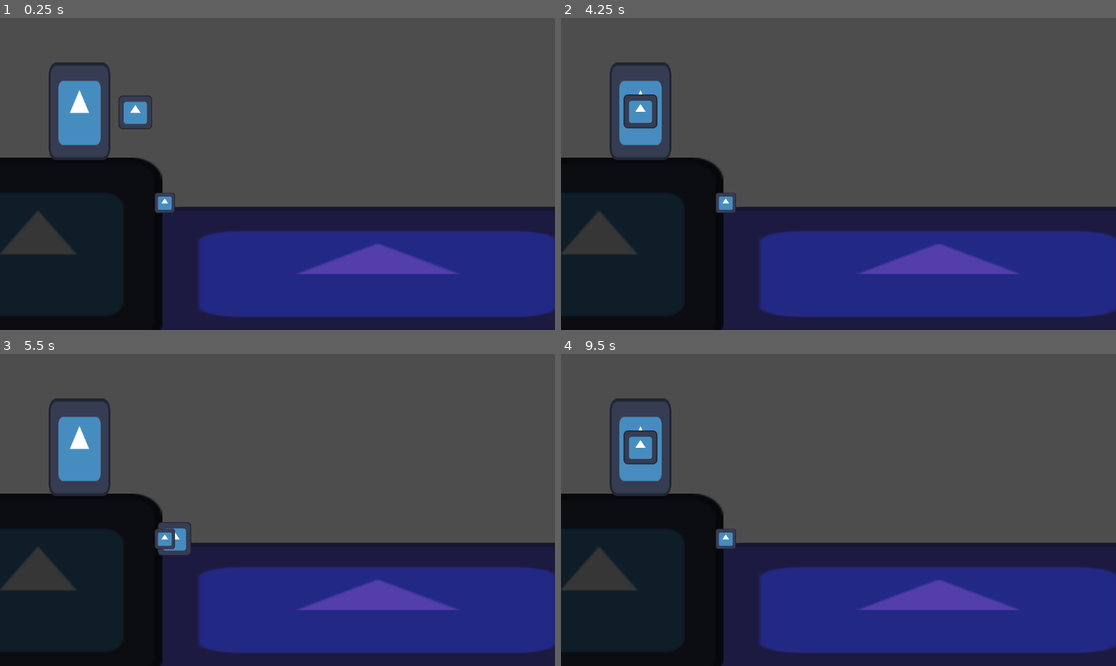
Above: before the commit, frames 1-4 (two rows, left to right).
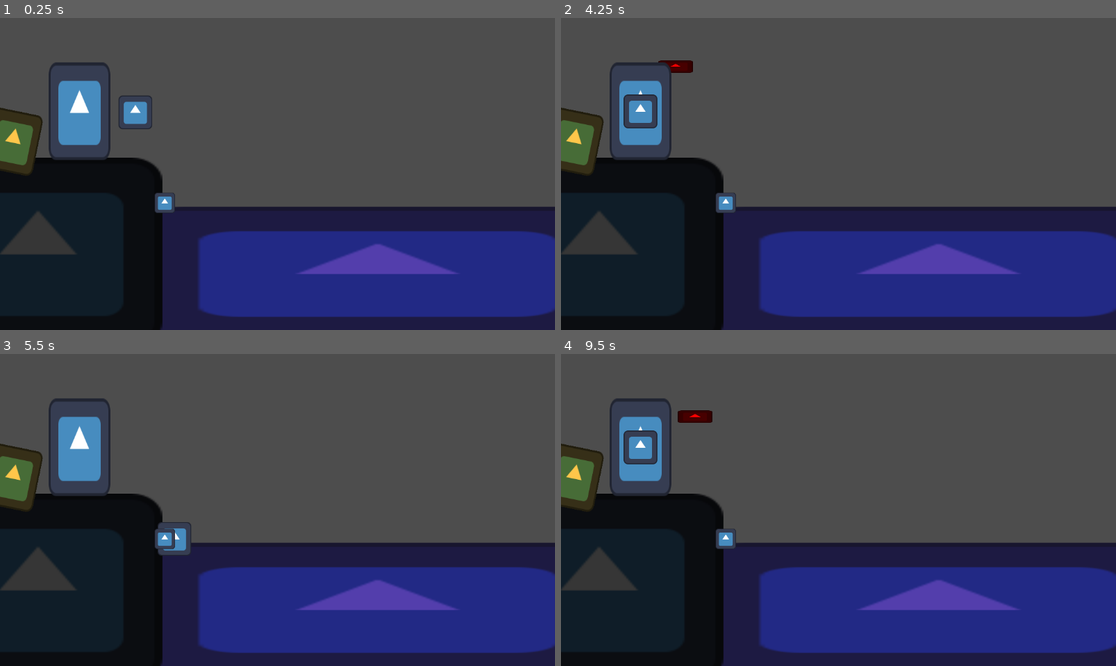
Above: after the commit, the same moments.

Repository: Shuflduf/Fish
Game: Godot game, scene res://node_2d.tscn
Two runs of this game, one before a commit and one after it. Both use one fixed random seed, a clock stepped at 60 frames per second and the inputs below. The engine's default icon, where the game draws it, is replaced by a stand-in: a white triangle on a blue panel in a dark square.
Inputs (mouse positions are in pixels of both pictures, inside the frame that each line leads up to):
- Up to frame 1 (0.25 s): no input
- Up to frame 2 (4.25 s): tap Enter at 0.5, 2.75 s; move the mouse to (960, 158) at 0.52 s; click (960, 158) at 0.6 s; move the mouse to (727, 189) at 1.27 s; click (727, 189) at 1.35 s; tap Space at 2, 3.5 s; move the mouse to (894, 105) at 2.02 s; click (894, 105) at 2.1 s; move the mouse to (810, 236) at 2.77 s; click (810, 236) at 2.85 s; move the mouse to (1005, 220) at 3.52 s; click (1005, 220) at 3.6 s
- Up to frame 3 (5.5 s): move the mouse to (111, 463) at 4.27 s; click (111, 463) at 4.35 s; move the mouse to (305, 510) at 5.02 s; click (305, 510) at 5.1 s
- Up to frame 4 (9.5 s): tap Enter at 5.75 s; move the mouse to (755, 432) at 5.77 s; click (755, 432) at 5.85 s; tap Space at 6.5 s; move the mouse to (960, 494) at 6.52 s; click (960, 494) at 6.6 s; move the mouse to (727, 525) at 7.27 s; click (727, 525) at 7.35 s; move the mouse to (894, 441) at 8.02 s; click (894, 441) at 8.1 s; move the mouse to (810, 572) at 8.77 s; click (810, 572) at 8.85 s

The runs differ from the first frame. In frame 1, 1.3% of the frame differs, in the area x 0-8%, y 28-51%; in frame 2, 1.5%; in frame 3, 1.3%; in frame 4, 1.6%, in the area x 0-28%, y 18-51%.

Commit message:
fish base

Diff:
--- a/main.gd
+++ b/main.gd
@@ -12,29 +12,39 @@
 
 
 func cast():
-
 	if fishing:
 		%rod_hint.position.x = 0
 		return
 	fishing = true
+
+	await launch_into(%rod, %rod_hint.global_position)
+	%rod_hint.position.x = 0
+	await get_tree().create_timer(randf_range(1, 5)).timeout
+	var new_fish = $fish.duplicate()
+	add_child(new_fish)
+	new_fish.show()
+	new_fish.global_position = %rod.global_position
+	launch_into(new_fish, $player/basket.global_position, 300)
+	$player/rod.position = Vector2.ZERO
+	fishing = false
+
+func launch_into(object: Node2D, target: Vector2, offset := 0.0):
 	var ver_tween = get_tree().create_tween()\
 			.set_trans(Tween.TRANS_SINE)
-	ver_tween.tween_property($player/rod, "position:y", \
-			-$player.to_local(%rod_hint.global_position).y, 0.3) \
+	ver_tween.tween_property(object, "position:y", \
+			(-object.get_parent()\
+			.to_local(target).y) - offset, 0.3) \
 			.set_ease(Tween.EASE_OUT)
 
-	ver_tween.tween_property($player/rod, "position:y", \
-			$player.to_local(%rod_hint.global_position).y, 0.3) \
+	ver_tween.tween_property(object, "position:y", \
+			object.get_parent()\
+			.to_local(target).y, 0.3) \
 			.set_ease(Tween.EASE_IN)
 
 	var hor_tween = get_tree().create_tween()\
 			.set_trans(Tween.TRANS_SINE)
-	hor_tween.tween_property($player/rod, "position:x", \
-			$player.to_local(%rod_hint.global_position).x, 0.6)
-
-
-	%rod_hint.position.x = 0
+	hor_tween.tween_property(object, "position:x", \
+			object.get_parent()\
+			.to_local(target).x, 0.6)
 	await hor_tween.finished
-	await get_tree().create_timer(randf_range(1, 5)).timeout
-	$player/rod.position = Vector2.ZERO
-	fishing = false
+	return
--- a/node_2d.tscn
+++ b/node_2d.tscn
@@ -26,8 +26,17 @@
 texture = ExtResource("2_k37sf")
 
 [node name="rod" type="Sprite2D" parent="player"]
+unique_name_in_owner = true
 position = Vector2(116, 1.26109)
 scale = Vector2(0.546875, 0.344828)
+texture = ExtResource("2_k37sf")
+
+[node name="basket" type="Sprite2D" parent="player"]
+modulate = Color(1, 0.775167, 0.29, 1)
+position = Vector2(-138, 39.7241)
+rotation = 0.128
+scale = Vector2(0.81037, 0.649367)
+skew = 0.18507
 texture = ExtResource("2_k37sf")
 
 [node name="Node2D" type="Node2D" parent="."]
@@ -37,3 +46,11 @@
 unique_name_in_owner = true
 scale = Vector2(0.328125, 0.328125)
 texture = ExtResource("2_k37sf")
+
+[node name="fish" type="Sprite2D" parent="."]
+visible = false
+modulate = Color(1, 0, 0, 1)
+z_index = -1
+position = Vector2(46, 47)
+scale = Vector2(0.5625, 0.203125)
+texture = ExtResource("2_k37sf")
